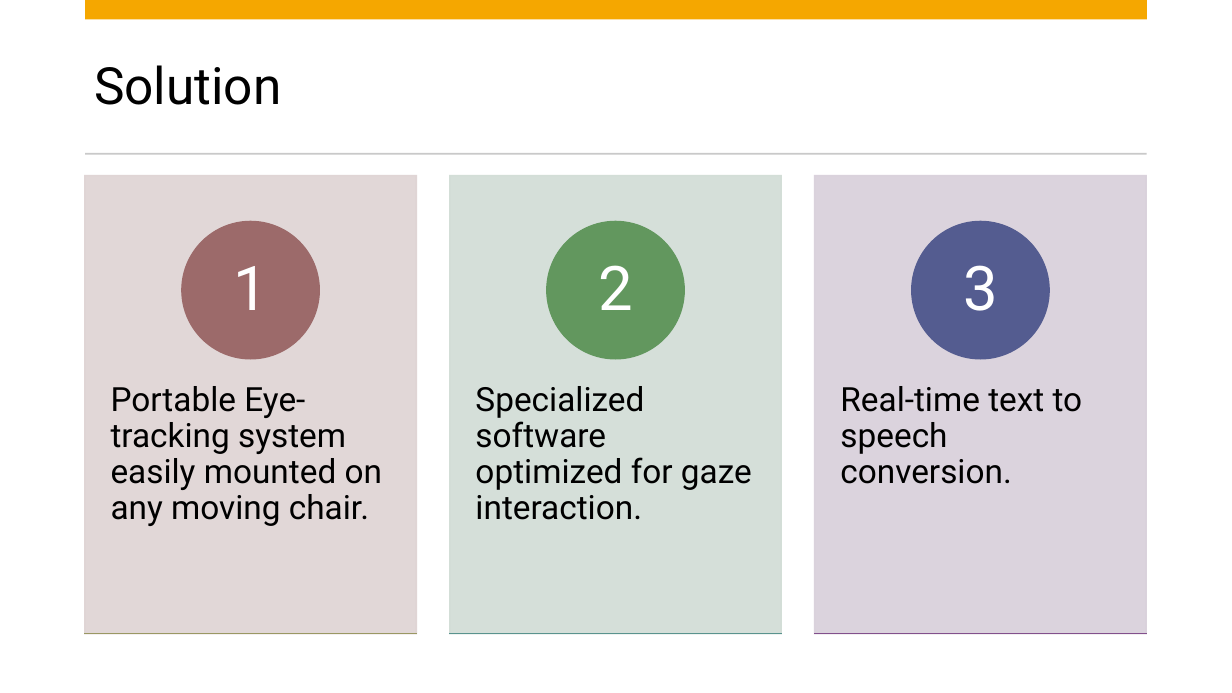
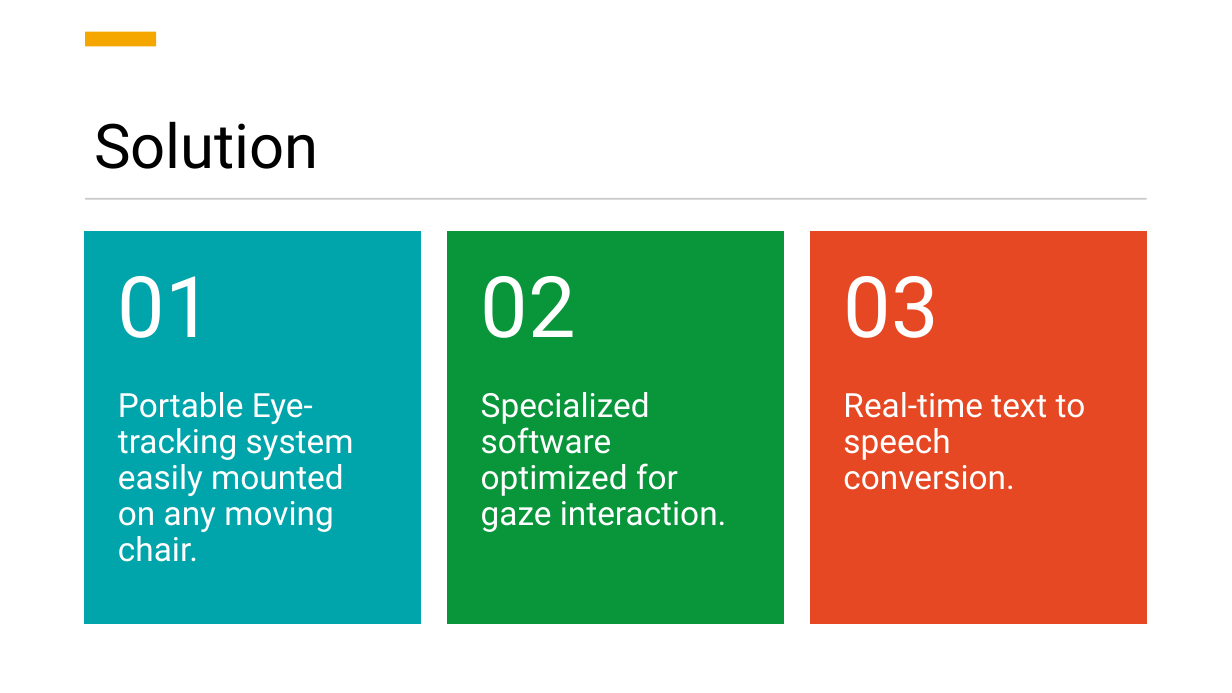
Before and after one commit to BaselMohamed802/EyeTalk, a slide deck: slide 3 of Documentation/Eyetalk Presentation 10-29-2025.pptx. Drawn at 1232x693 pixels with LibreOffice and Linux fonts; fonts in the diff are those of the drawing. Boxes give left, top, right and bottom in pixels: in the first picture for what was removed or moved away, otherwise in the second. Text is boxed around its words. In the diff, an @@ line names an element or a change of style, - is before the commit and + after.

Commit message:
Update Powerpoint

```diff
--- a/Documentation/Eyetalk Presentation 10-29-2025.pptx
+++ b/Documentation/Eyetalk Presentation 10-29-2025.pptx
@@ rectangle removed at (85, 0, 1147, 19) @@
@@ rectangle added at (85, 32, 157, 47), fill #F5A700 @@
@@ title "Solution": place and size @@
-title "Solution" at (94, 65, 281, 105)
+title "Solution" at (94, 121, 319, 169)
@@ title "Solution" at (94, 121, 319, 169): size 40 to 48 pt; vertical alignment middle to bottom @@
@@ rectangle: place and size @@
-rectangle at (85, 152, 1147, 154)
+rectangle at (85, 198, 1147, 200)
@@ rectangle: place and size @@
-rectangle at (85, 176, 417, 634)
+rectangle at (85, 232, 421, 624)
@@ rectangle at (85, 232, 421, 624): fill #DED4D4 at 90% opacity to #00A5AB; outline #DED4D4 1 pt to #00A5AB 1 pt @@
@@ rectangle: place and size @@
-rectangle at (450, 176, 782, 634)
+rectangle at (447, 232, 784, 624)
@@ rectangle at (447, 232, 784, 624): fill #D2DCD6 at 90% opacity to #09963B; outline #D2DCD6 1 pt to #09963B 1 pt @@
@@ rectangle: place and size @@
-rectangle at (815, 176, 1147, 634)
+rectangle at (811, 232, 1147, 624)
@@ rectangle at (811, 232, 1147, 624): fill #D8D0DA at 90% opacity to #E64823; outline #D8D0DA 1 pt to #E64823 1 pt @@
@@ text added at (118, 276, 213, 338), 66 pt, text #FFFFFF @@
+01
@@ text added at (481, 276, 576, 338), 66 pt, text #FFFFFF @@
+02
@@ text added at (843, 276, 938, 338), 66 pt, text #FFFFFF @@
+03
@@ text "Portable Eye-tracking system easily mounted ...": place and size @@
-text "Portable Eye-tracking system easily mounted ..." at (111, 386, 382, 526)
+text "Portable Eye-tracking system easily mounted ..." at (118, 392, 354, 562)
@@ text colour #000000 to #FFFFFF in 3 elements at (481, 392, 727, 532), (118, 392, 354, 562), (843, 392, 1086, 490) @@
@@ group removed at (85, 222, 1147, 634): 3 ellipses, 3 texts, 3 rectangles @@
-1
-2
-3
```
Also in this commit, not shown: 2 other slides changed, 3 slides added, 2 other files.
